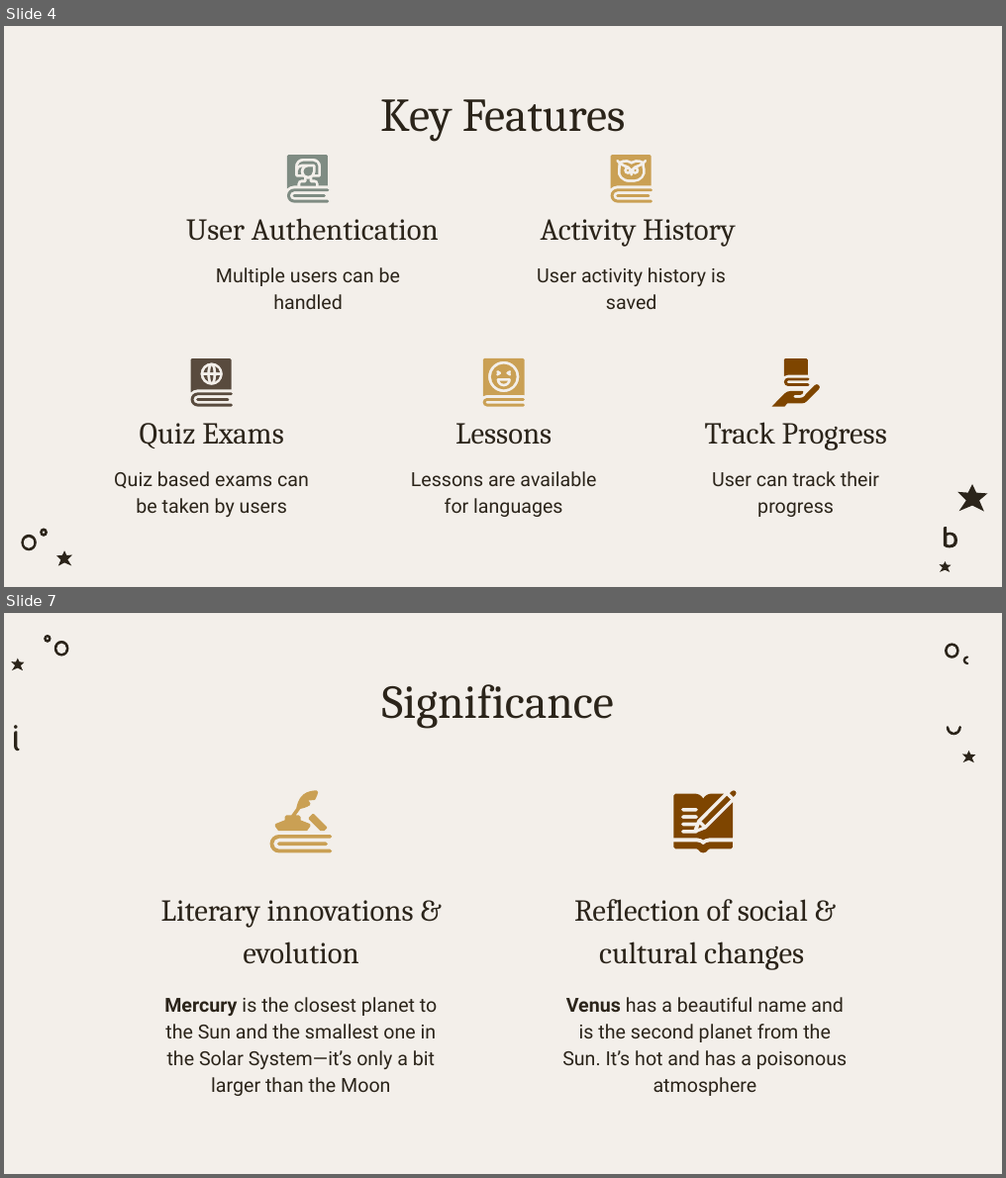
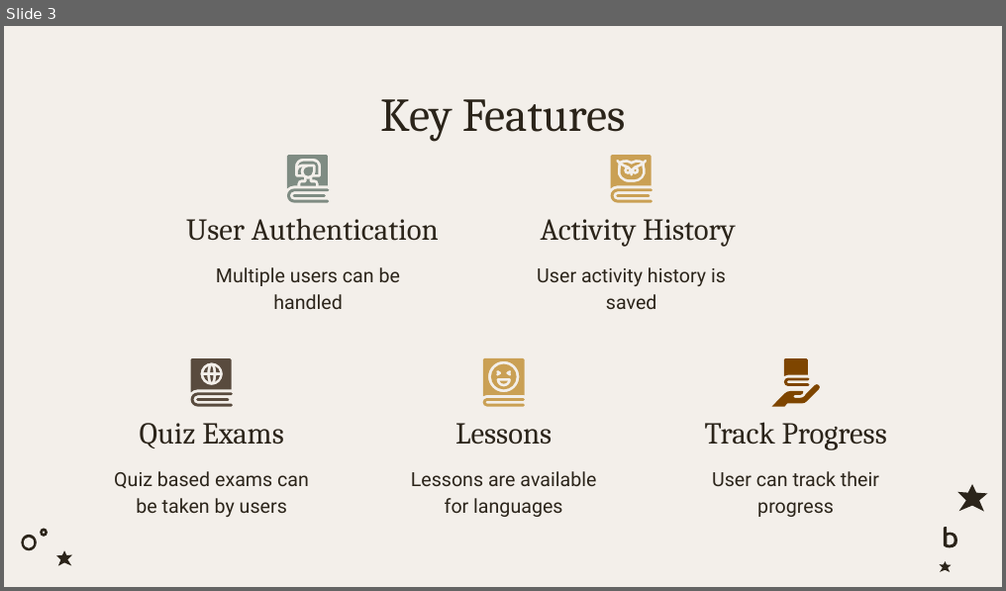
Before and after one commit to hasin023/LinguaL, a slide deck: LinguLFinal.pptx. Shown one above the other, each under a label of ours: slides 4 and 7 before the commit, slide 3 after it; the slides between them are not shown. The pictures are 1006x1178 and 1006x591 pixels, drawn with LibreOffice and Linux fonts; fonts in the diff are those of the drawing. Boxes give left, top, right and bottom in pixels: in the first picture for what was removed or moved away, otherwise in the second. Text is boxed around its words. In the diff, an @@ line names an element or a change of style, - is before the commit and + after.

```diff
--- a/LinguLFinal.pptx
+++ b/LinguLFinal.pptx
@@ slide 7 removed at [4,613,1002,1174], background #F3EFEA @@
@@ title removed at [382,684,614,729] @@
-Significance
@@ group removed at [11,635,975,762]: 8 freeform shapes @@
@@ group removed at [269,790,332,853]: 4 freeform shapes @@
@@ group removed at [673,790,736,854]: 5 freeform shapes @@
@@ subtitle removed at [161,900,414,964] @@
-Literary innovations & evolution
@@ subtitle removed at [574,899,808,970] @@
-Reflection of social & cultural changes
@@ subtitle removed at [164,997,437,1096] @@
-Mercury is the closest planet to the Sun and the smallest one in the Solar System—it’s only a bit larger than the Moon
@@ subtitle removed at [562,997,846,1096] @@
-Venus has a beautiful name and is the second planet from the Sun. It’s hot and has a poisonous atmosphere
@@ what was slide 4 is now slide 3 @@
```
Also in this commit, not shown: 1 slide changed, 3 slides added, 12 other slides removed, 44 other files.
